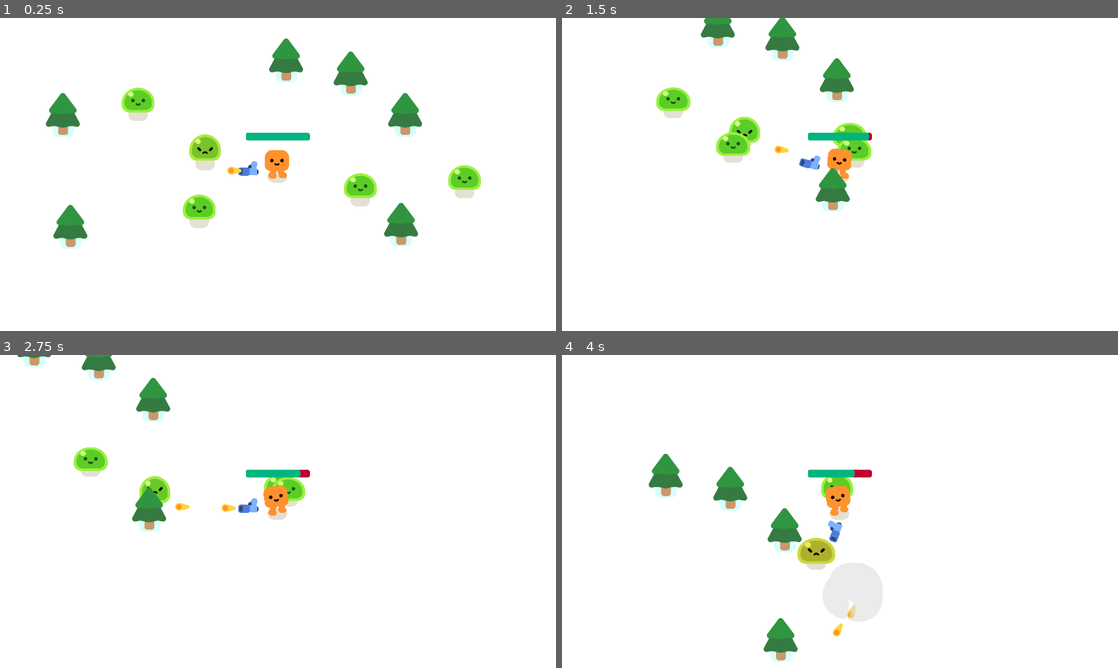
Above: before the commit, frames 1-4 (two rows, left to right).
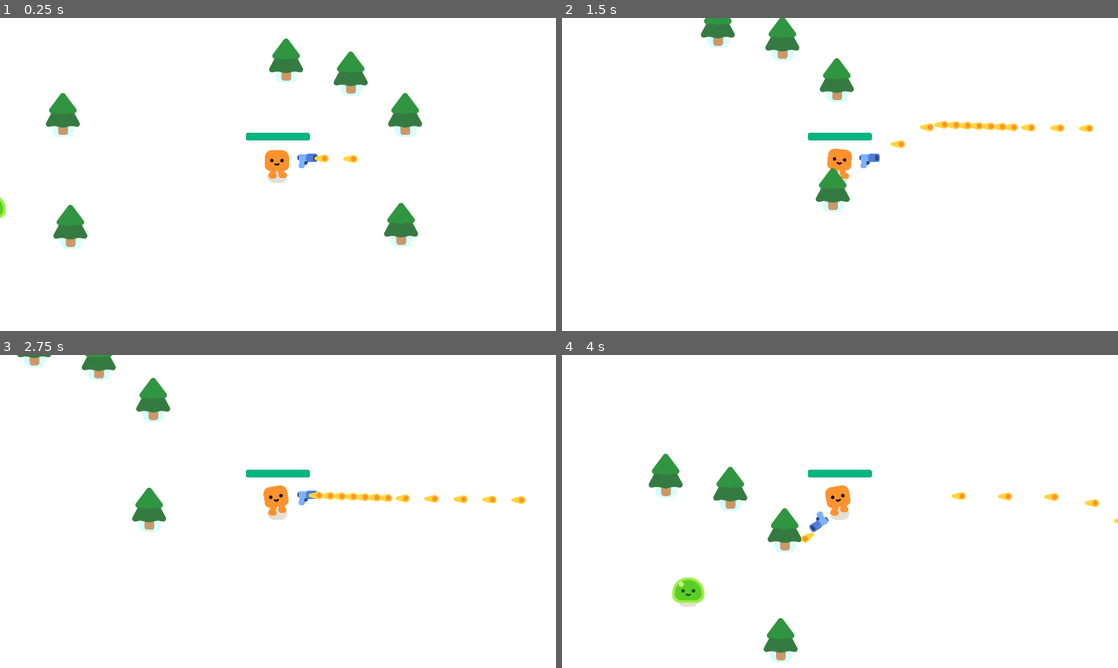
Above: after the commit, the same moments.

Repository: Tonykuang1028/FinalProject
Game: Godot game, scene res://survivors_game.tscn
The game is run twice, just before and just after one commit, with the same random seed, the same clock (stepped at 60 frames per second) and the same inputs.
Inputs:
- Up to frame 1 (0.25 s): no input
- Up to frame 2 (1.5 s): hold D (move_right) 0.53-1.28 s; hold S (move_down) from 1.28 s (still down)
- Up to frame 3 (2.75 s): release S (move_down) at 2.03 s; hold D (move_right) from 2.03 s (still down)
- Up to frame 4 (4 s): release D (move_right) at 2.78 s; hold W (move_up) 2.78-3.53 s; hold A (move_left) from 3.53 s (still down)

The runs differ from the first frame. In frame 1, 2.9% of the frame differs, in the area x 0-87%, y 22-68%; in frame 2, 2.6%; in frame 3, 2.0%; in frame 4, 1.8%.
Error after the commit: Invalid operands 'Nil' and 'int' in operator '*'. (res://survivors_game.gd:5)

Commit message:
Made Mobs Spawn in random positions

Diff:
--- /dev/null
+++ b/survivors_game.gd
@@ -0,0 +1,11 @@
+extends Node2D
+
+
+func _ready():
+	spawn_mob() * 100
+
+func spawn_mob():
+	var new_mob = preload("res://mob.tscn").instantiate()
+	%PathFollow2D.progress_ratio = randf()
+	new_mob.global_position = %PathFollow2D.global_position
+	add_child(new_mob)
--- a/survivors_game.tscn
+++ b/survivors_game.tscn
@@ -1,8 +1,8 @@
 [gd_scene load_steps=5 format=3 uid="uid://btn6rqffudpog"]
 
+[ext_resource type="Script" path="res://survivors_game.gd" id="1_kls5p"]
 [ext_resource type="PackedScene" uid="uid://be2yma1l3fq8" path="res://player.tscn" id="1_so1bh"]
 [ext_resource type="PackedScene" uid="uid://bkt56macggrho" path="res://pine_tree.tscn" id="2_i21pu"]
-[ext_resource type="PackedScene" uid="uid://qdvxicsbgug" path="res://mob.tscn" id="2_k572u"]
 
 [sub_resource type="Curve2D" id="Curve2D_wj5uv"]
 _data = {
@@ -12,6 +12,7 @@
 
 [node name="Game" type="Node2D"]
 y_sort_enabled = true
+script = ExtResource("1_kls5p")
 metadata/_edit_vertical_guides_ = [1489.0]
 
 [node name="CanvasLayer" type="CanvasLayer" parent="."]
@@ -23,9 +24,6 @@
 
 [node name="Player" parent="." instance=ExtResource("1_so1bh")]
 position = Vector2(956, 543)
-
-[node name="Mob" parent="." instance=ExtResource("2_k572u")]
-position = Vector2(630, 496)
 
 [node name="PineTree" parent="." instance=ExtResource("2_i21pu")]
 position = Vector2(240, 777)
@@ -45,17 +43,10 @@
 [node name="PineTree5" parent="." instance=ExtResource("2_i21pu")]
 position = Vector2(985, 203)
 
-[node name="Mob2" parent="." instance=ExtResource("2_k572u")]
-position = Vector2(620, 745)
-
-[node name="Mob3" parent="." instance=ExtResource("2_k572u")]
-position = Vector2(404, 308)
-
-[node name="Mob4" parent="." instance=ExtResource("2_k572u")]
-position = Vector2(1675, 612)
-
-[node name="Mob5" parent="." instance=ExtResource("2_k572u")]
-position = Vector2(1312, 655)
-
 [node name="Path2D" type="Path2D" parent="."]
 curve = SubResource("Curve2D_wj5uv")
+
+[node name="PathFollow2D" type="PathFollow2D" parent="Path2D"]
+unique_name_in_owner = true
+position = Vector2(-123, -104)
+rotation = 0.000905387
